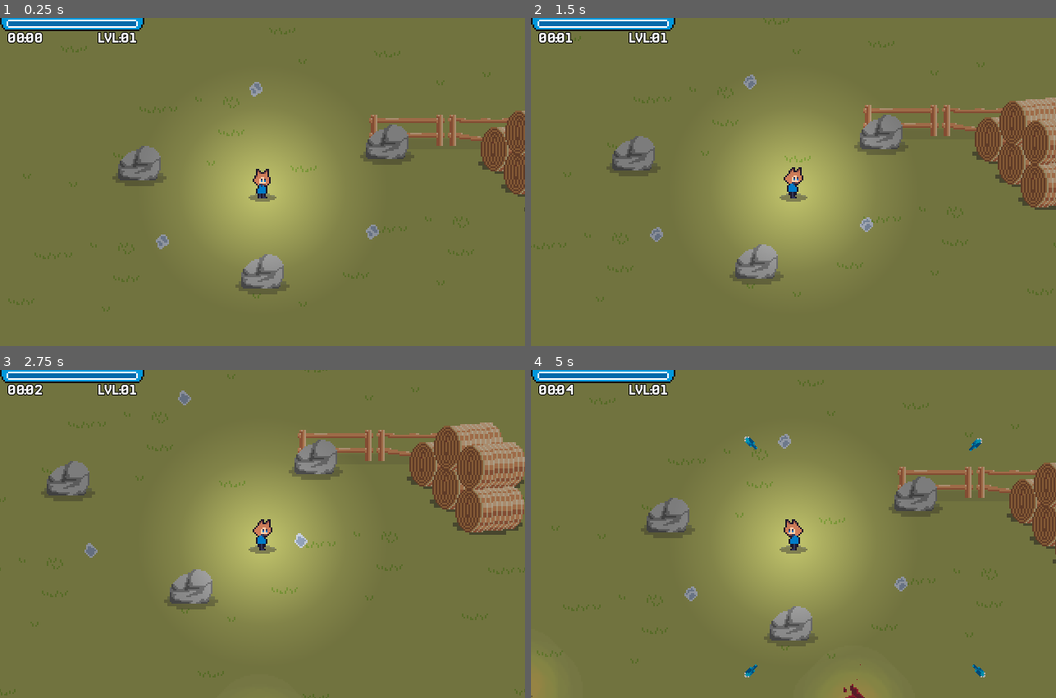
Above: before the commit, frames 1-4 (two rows, left to right).
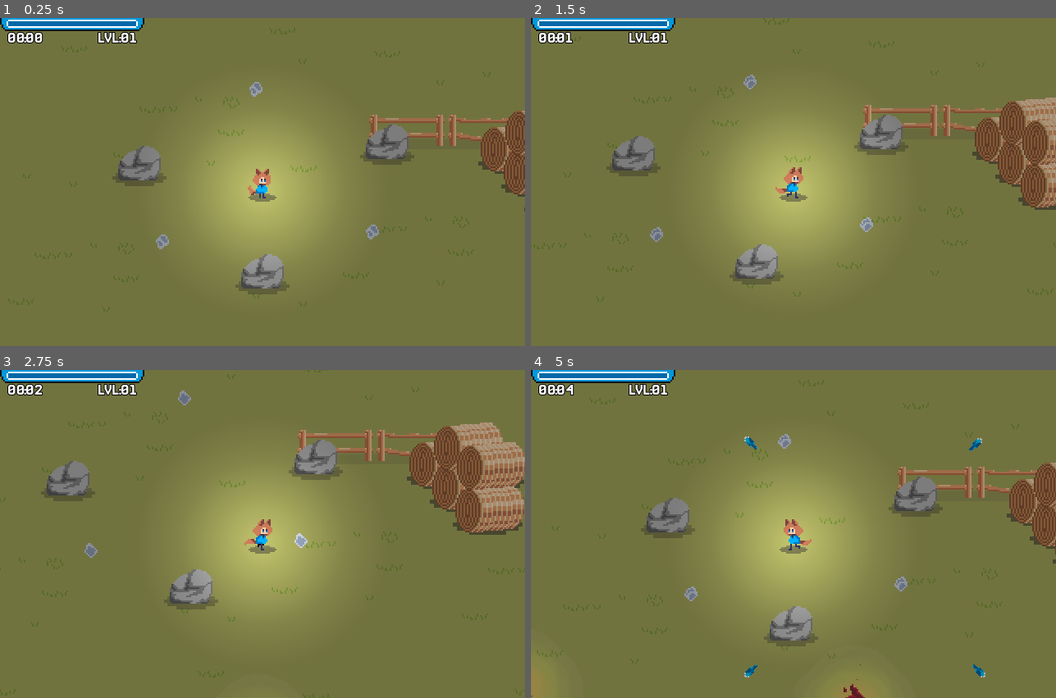
Above: after the commit, the same moments.

Repository: ColtonPhillips/its-spreading
Game: Godot game, scene res://scenes/world.tscn
Same seed, same stepped clock (60 frames per second), same inputs: the game is played once before the commit and once after it. This scene is started directly instead of the project's main scene. Sound files missing from this copy of the repository are replaced by a short silence.
Inputs:
- Up to frame 1 (0.25 s): no input
- Up to frame 2 (1.5 s): hold D (move_right) 0.53-1.28 s; hold S (move_down) from 1.28 s (still down)
- Up to frame 3 (2.75 s): release S (move_down) at 2.03 s; hold D (move_right) from 2.03 s (still down)
- Up to frame 4 (5 s): release D (move_right) at 2.78 s; hold W (move_up) 2.78-3.53 s; hold A (move_left) from 3.53 s (still down)

The runs differ from the first frame. In frame 1, 0.1% of the frame differs, in the area x 47-52%, y 46-55%; in frame 2, 0.2%, in the area x 46-52%, y 45-55%; in frame 3, 0.1%; in frame 4, 0.2%.

Commit message:
support new player gfx

Diff:
--- a/scenes/player/player.tscn
+++ b/scenes/player/player.tscn
@@ -21,6 +21,22 @@
 radius = 2.0
 height = 12.0
 
+[sub_resource type="AtlasTexture" id="AtlasTexture_w0kbq"]
+atlas = ExtResource("2_mluj1")
+region = Rect2(192, 0, 32, 32)
+
+[sub_resource type="AtlasTexture" id="AtlasTexture_pjww6"]
+atlas = ExtResource("2_mluj1")
+region = Rect2(224, 0, 32, 32)
+
+[sub_resource type="AtlasTexture" id="AtlasTexture_kyoyh"]
+atlas = ExtResource("2_mluj1")
+region = Rect2(256, 0, 32, 32)
+
+[sub_resource type="AtlasTexture" id="AtlasTexture_qlobm"]
+atlas = ExtResource("2_mluj1")
+region = Rect2(288, 0, 32, 32)
+
 [sub_resource type="AtlasTexture" id="AtlasTexture_yjc6a"]
 atlas = ExtResource("2_mluj1")
 region = Rect2(128, 0, 32, 32)
@@ -32,6 +48,10 @@
 [sub_resource type="AtlasTexture" id="AtlasTexture_8ajhn"]
 atlas = ExtResource("2_mluj1")
 region = Rect2(32, 0, 32, 32)
+
+[sub_resource type="AtlasTexture" id="AtlasTexture_xunlo"]
+atlas = ExtResource("2_mluj1")
+region = Rect2(160, 0, 32, 32)
 
 [sub_resource type="AtlasTexture" id="AtlasTexture_oqqmm"]
 atlas = ExtResource("2_mluj1")
@@ -45,6 +65,23 @@
 animations = [{
 "frames": [{
 "duration": 1.0,
+"texture": SubResource("AtlasTexture_w0kbq")
+}, {
+"duration": 1.0,
+"texture": SubResource("AtlasTexture_pjww6")
+}, {
+"duration": 1.0,
+"texture": SubResource("AtlasTexture_kyoyh")
+}, {
+"duration": 1.0,
+"texture": SubResource("AtlasTexture_qlobm")
+}],
+"loop": true,
+"name": &"death",
+"speed": 2.0
+}, {
+"frames": [{
+"duration": 1.0,
 "texture": SubResource("AtlasTexture_yjc6a")
 }],
 "loop": true,
@@ -64,6 +101,14 @@
 }, {
 "frames": [{
 "duration": 1.0,
+"texture": SubResource("AtlasTexture_xunlo")
+}],
+"loop": true,
+"name": &"level_up",
+"speed": 5.0
+}, {
+"frames": [{
+"duration": 1.0,
 "texture": SubResource("AtlasTexture_oqqmm")
 }, {
 "duration": 1.0,
@@ -71,7 +116,7 @@
 }],
 "loop": true,
 "name": &"walk",
-"speed": 5.0
+"speed": 4.0
 }]
 
 [sub_resource type="CircleShape2D" id="CircleShape2D_wqknu"]
@@ -88,6 +133,7 @@
 script = ExtResource("1_2stqb")
 
 [node name="CollisionShape2D" type="CollisionShape2D" parent="."]
+visible = false
 position = Vector2(0, -5)
 scale = Vector2(1.04, 1.04)
 shape = SubResource("CapsuleShape2D_cfm71")
@@ -95,7 +141,7 @@
 [node name="AnimatedSprite2D" type="AnimatedSprite2D" parent="."]
 position = Vector2(0, -14)
 sprite_frames = SubResource("SpriteFrames_4goky")
-animation = &"idle"
+animation = &"walk"
 autoplay = "idle"
 
 [node name="Shadow" type="Sprite2D" parent="AnimatedSprite2D"]
@@ -138,6 +184,7 @@
 scene = ExtResource("4_r3uhc")
 
 [node name="Slots" type="Node2D" parent="."]
+visible = false
 y_sort_enabled = true
 position = Vector2(0, -7)
 
@@ -178,6 +225,7 @@
 autostart = true
 
 [node name="PickupRange" type="Area2D" parent="."]
+visible = false
 position = Vector2(0, -7)
 collision_layer = 0
 collision_mask = 16
@@ -208,6 +256,7 @@
 texture_scale = 0.6
 
 [node name="HurtboxComponent" type="Area2D" parent="."]
+visible = false
 position = Vector2(0, 2)
 collision_layer = 2
 collision_mask = 0
Binary file changed: res/art/gameplay/player/player.png
Not shown: 1 places in scenes/player/player.tscn that only renumber resources
